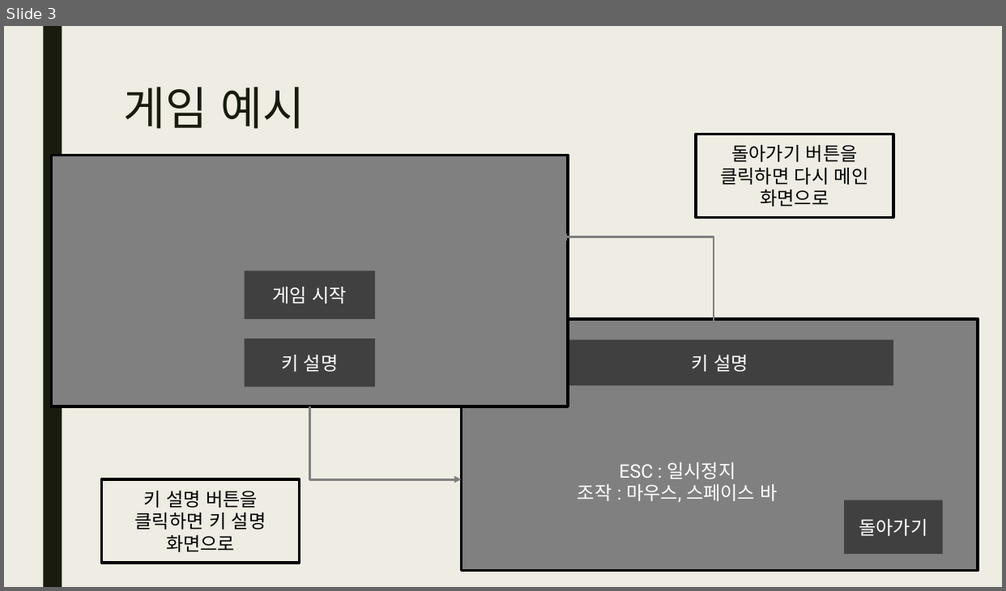
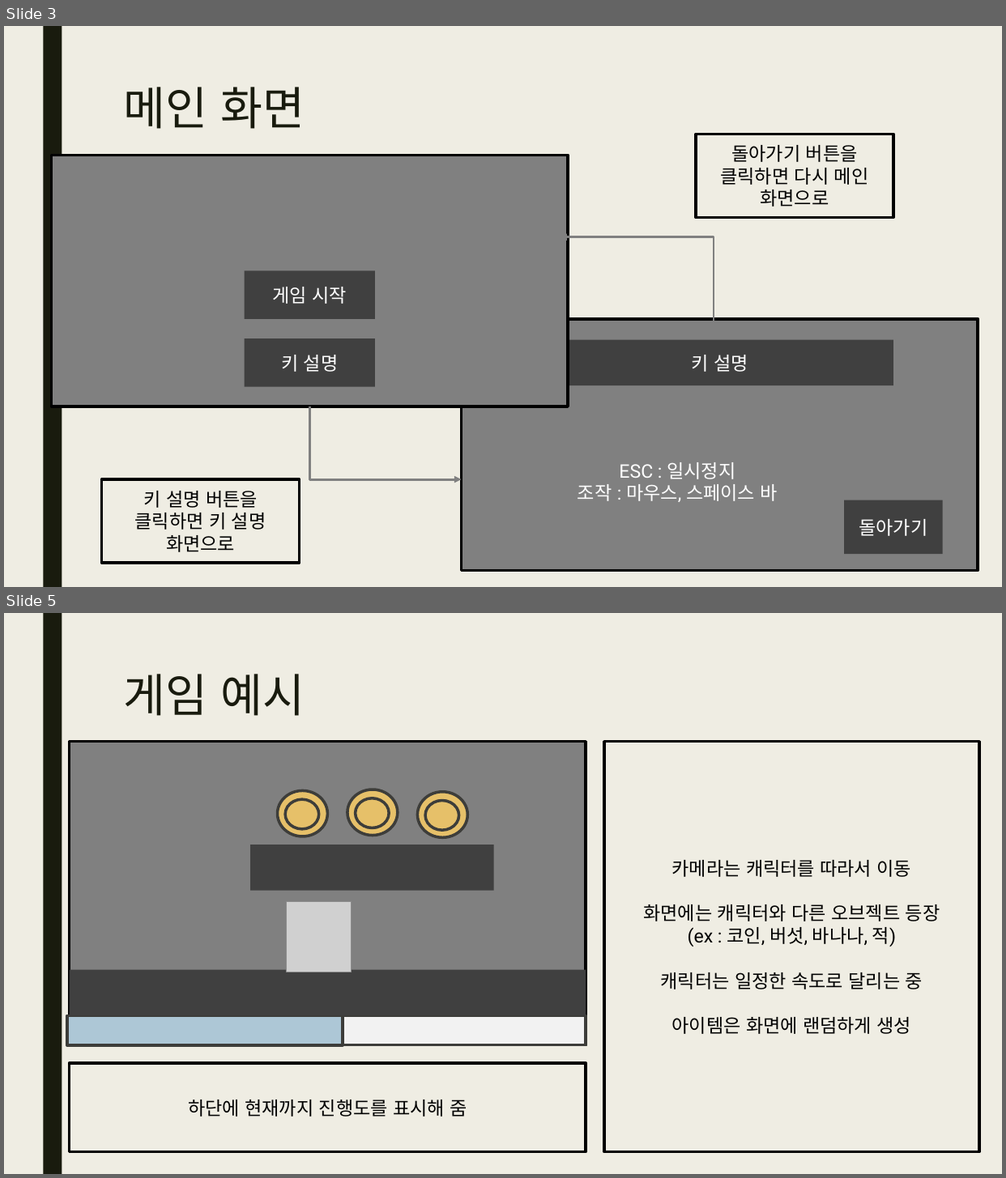
Before and after one commit to yungaeng/WindowProgrammingFinal, a slide deck: 기말 프로젝트 제안서.pptx. Shown one above the other, each under a label of ours: slide 3 before the commit, slides 3 and 5 after it; the slides between them are not shown. The pictures are 1006x591 and 1006x1178 pixels, drawn with LibreOffice and Linux fonts; fonts in the diff are those of the drawing; grey boxes stand for pictures. Boxes give left, top, right and bottom in pixels: in the first picture for what was removed or moved away, otherwise in the second. Text is boxed around its words. In the diff, an @@ line names an element or a change of style, - is before the commit and + after.

```diff
--- a/기말 프로젝트 제안서.pptx
+++ b/기말 프로젝트 제안서.pptx
@@ slide 5 added at [4,613,1002,1174], background #EFEDE3; not listed: 1 template element that a slide beside it also shows @@
@@ title added at [124,674,305,716], 44 pt, text #191B0E @@
+게임 예시
@@ rectangle added at [69,742,586,1046], fill #808080, outline #000000 2.75 pt @@
@@ rectangle added at [604,742,979,1152], outline #000000 2.75 pt, 18 pt, text #000000 @@
+카메라는 캐릭터를 따라서 이동
+화면에는 캐릭터와 다른 오브젝트 등장
+(ex : 코인, 버섯, 바나나, 적)
+캐릭터는 일정한 속도로 달리는 중
+아이템은 화면에 랜덤하게 생성
@@ ellipse added at [277,791,327,837], fill #E6C069, outline #3D3E3B 2.75 pt @@
@@ ellipse added at [286,799,319,829], fill #E6C069, outline #3D3E3B 2.75 pt @@
@@ ellipse added at [347,790,398,835], fill #E6C069, outline #3D3E3B 2.75 pt @@
@@ ellipse added at [355,798,389,828], fill #E6C069, outline #3D3E3B 2.75 pt @@
@@ ellipse added at [417,792,467,837], fill #E6C069, outline #3D3E3B 2.75 pt @@
@@ ellipse added at [425,801,459,831], fill #E6C069, outline #3D3E3B 2.75 pt @@
@@ rectangle added at [250,845,493,891], fill #404040 @@
@@ picture added at [286,902,351,972] @@
@@ rectangle added at [69,970,586,1016], fill #404040 @@
@@ rectangle added at [67,1016,343,1046], fill #ADC7D6, outline #3D3E3B 2.75 pt @@
@@ rectangle added at [69,1016,586,1045], fill #F2F2F2, outline #3D3E3B 2.75 pt @@
@@ rectangle added at [69,1063,586,1152], outline #000000 2.75 pt, 18 pt, text #000000 @@
+하단에 현재까지 진행도를 표시해 줌
@@ slide 3 changed as well @@
@@ title at [124,87,305,129]: text changed @@
-게임 예시
+메인 화면
```
Also in this commit, not shown: 2 other slides changed, 2 other slides added, 5 slides removed, 5 other files.
